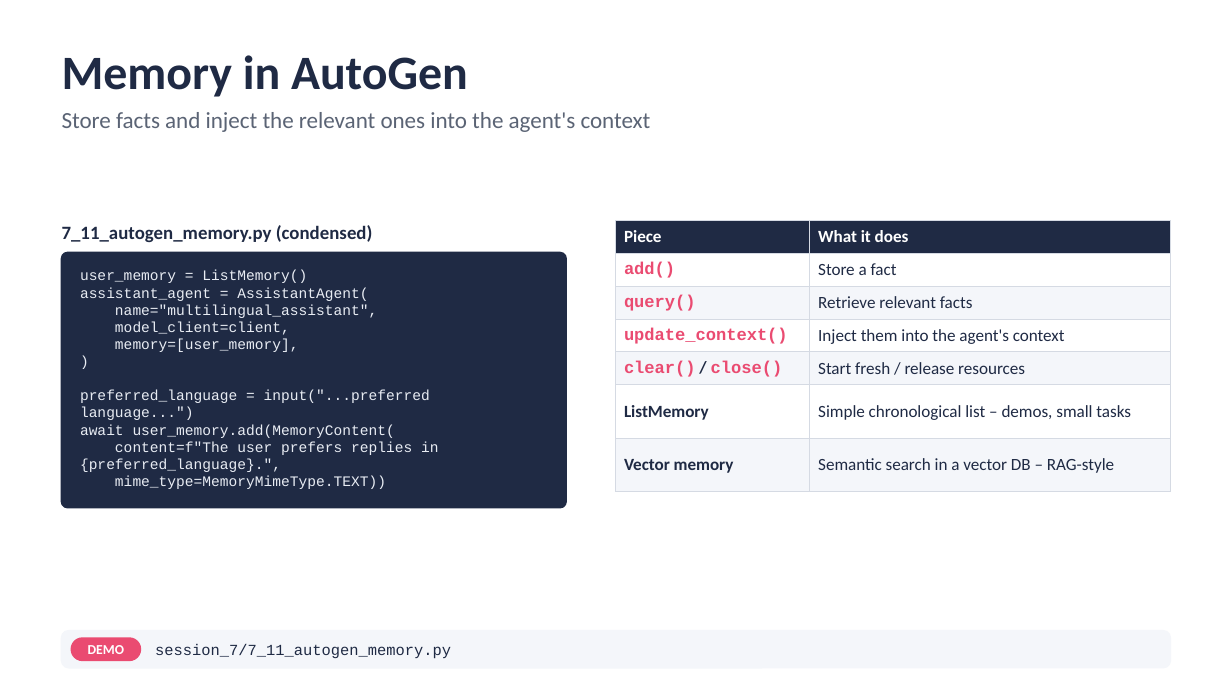
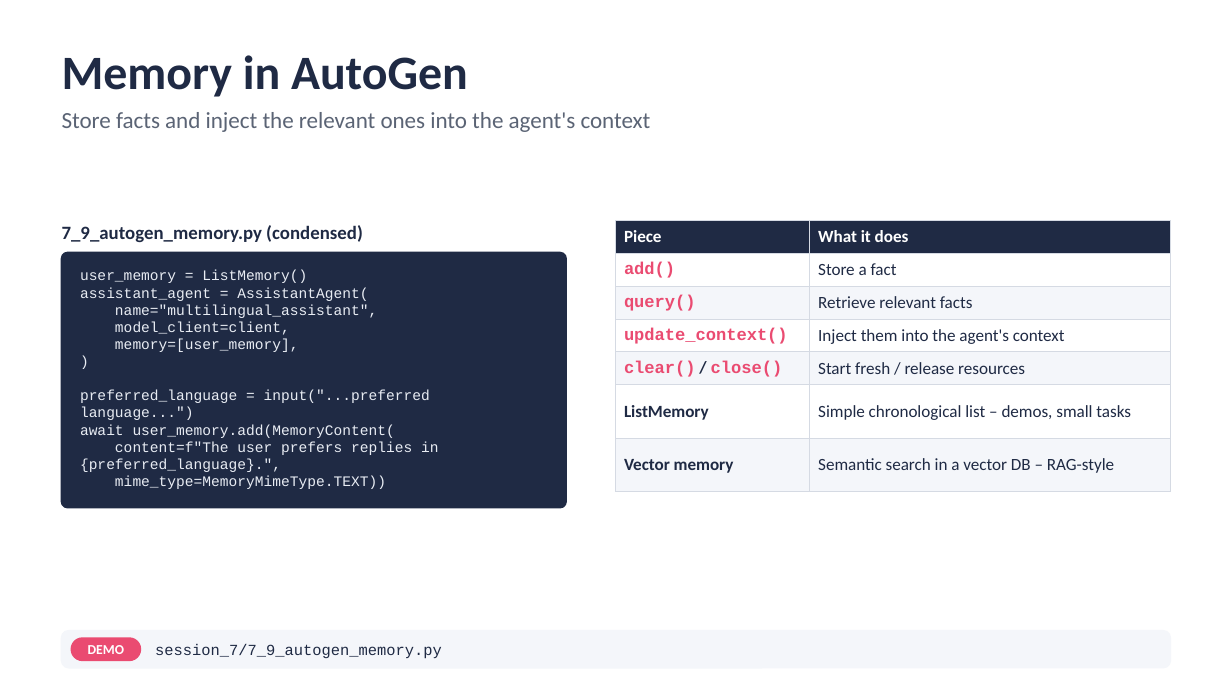
Before and after one commit to atulkahatecdac/agenticai, a slide deck: slide 108 of 16_PGP-Agentic/PGP_Agentic_AI.pptx. Drawn at 1232x693 pixels with LibreOffice and Linux fonts; fonts in the diff are those of the drawing. Boxes give left, top, right and bottom in pixels: in the first picture for what was removed or moved away, otherwise in the second. Text is boxed around its words. In the diff, an @@ line names an element or a change of style, - is before the commit and + after.

```diff
--- a/16_PGP-Agentic/PGP_Agentic_AI.pptx
+++ b/16_PGP-Agentic/PGP_Agentic_AI.pptx
@@ text at <box>62,225,363,242</box>: text changed @@
-7_11_autogen_memory.py (condensed)
+7_9_autogen_memory.py (condensed)
@@ text at <box>155,644,442,659</box>: text changed @@
-session_7/7_11_autogen_memory.py
+session_7/7_9_autogen_memory.py
```
Also in this commit, not shown: 9 other slides changed, 16 other files.
